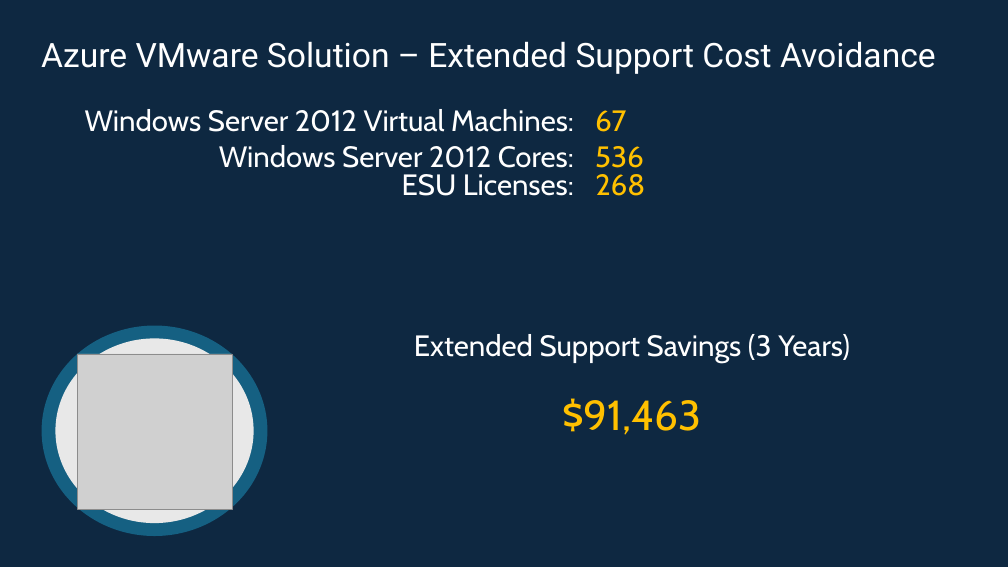
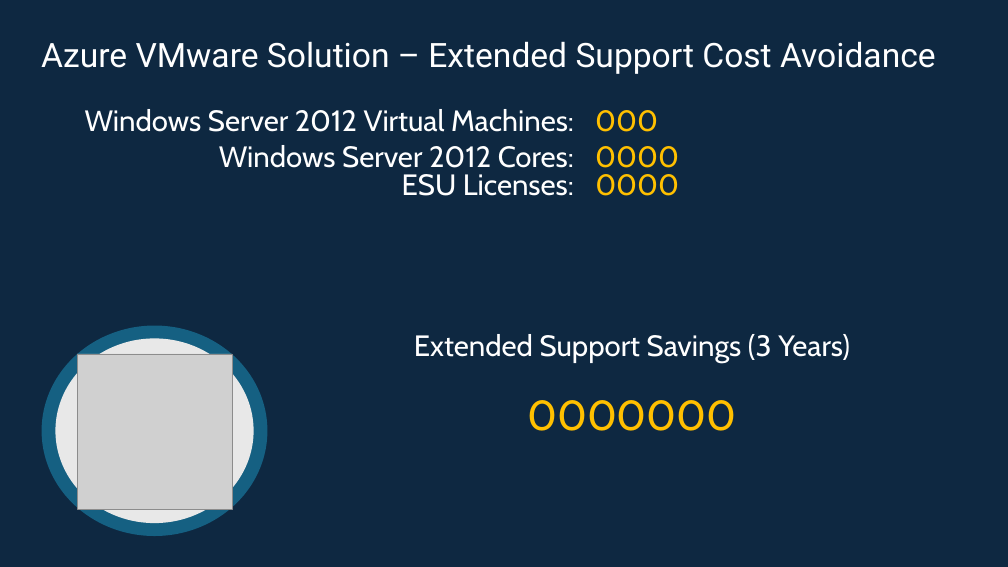
Before and after one commit to Trevor-Davis/Azure-VMware-Solution, a slide deck: slide 8 of AVS-Sizer/AVSDemandGen-Template.pptm. Drawn at 1008x567 pixels with LibreOffice and Linux fonts; fonts in the diff are those of the drawing; grey boxes stand for pictures. Boxes give left, top, right and bottom in pixels: in the first picture for what was removed or moved away, otherwise in the second. Text is boxed around its words. In the diff, an @@ line names an element or a change of style, - is before the commit and + after.

```diff
--- a/AVS-Sizer/AVSDemandGen-Template.pptm
+++ b/AVS-Sizer/AVSDemandGen-Template.pptm
@@ text at bbox=[595, 110, 658, 132]: text changed @@
-67
+000
@@ text at bbox=[595, 146, 679, 168]: text changed @@
-268
+0000
@@ text at bbox=[595, 174, 679, 196]: text changed @@
-536
+0000
@@ text at bbox=[527, 400, 737, 431]: text changed @@
-$91,463
+0000000
```
Also in this commit, not shown: 6 other slides changed, 11 other files.
